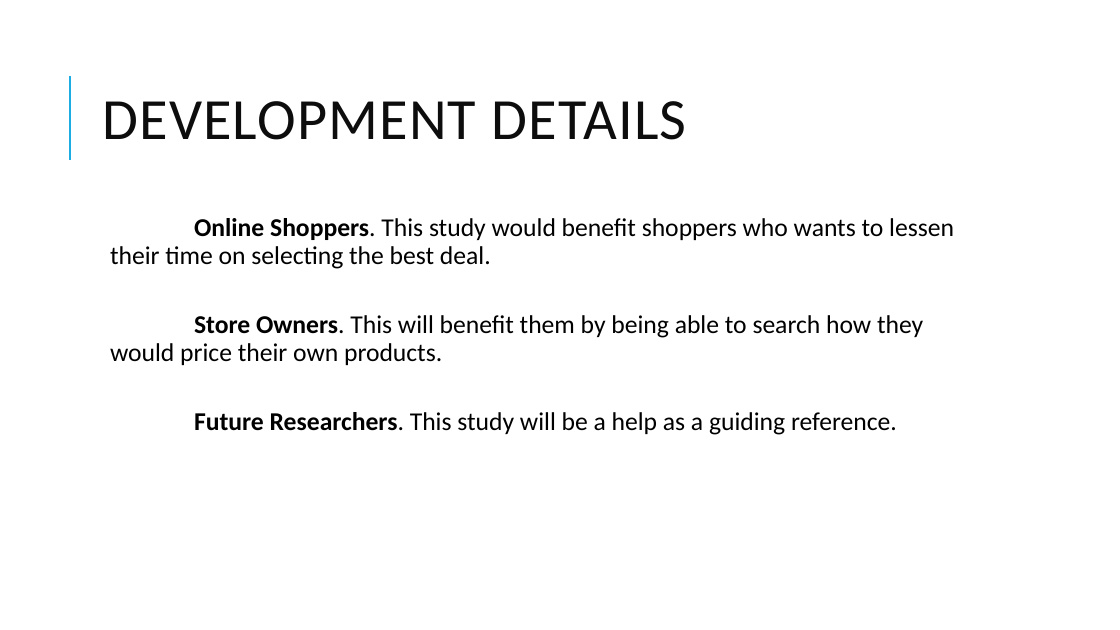
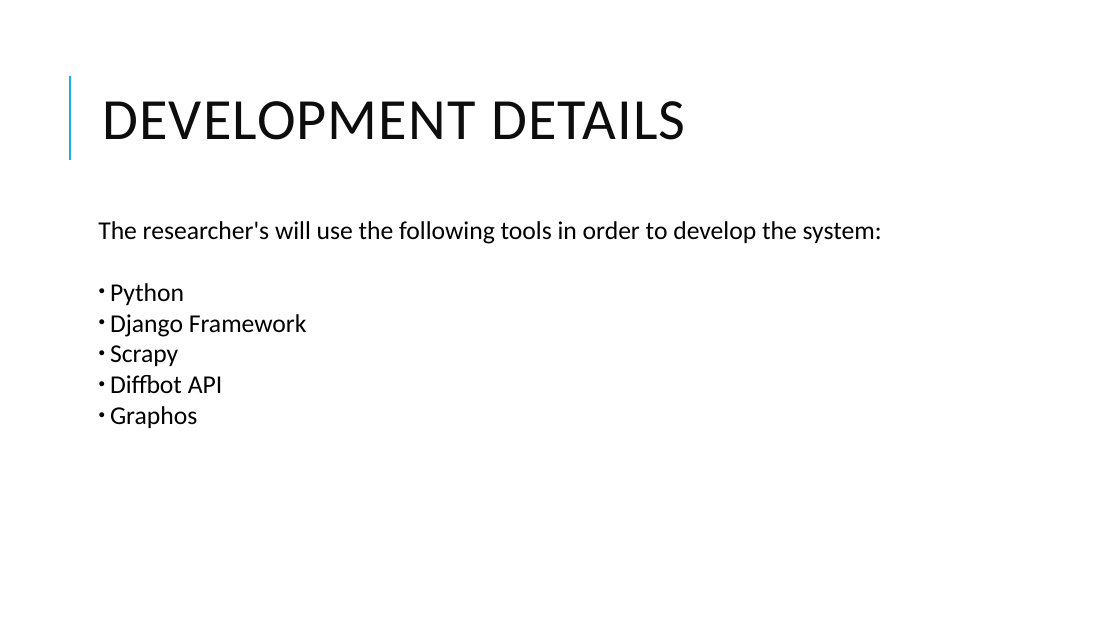
Before and after one commit to christianaveros/ThesisPaper-FOR, a slide deck: slide 12 of TIPid.pptx. Drawn at 1120x630 pixels with LibreOffice and Linux fonts; fonts in the diff are those of the drawing. Boxes give left, top, right and bottom in pixels: in the first picture for what was removed or moved away, otherwise in the second. Text is boxed around its words. In the diff, an @@ line names an element or a change of style, - is before the commit and + after.

```diff
--- a/TIPid.pptx
+++ b/TIPid.pptx
@@ text at (98, 221, 882, 428): text changed @@
-  Online Shoppers. This study would benefit shoppers who wants to lessen their time on selecting the best deal.
-  Store Owners. This will benefit them by being able to search how they would price their own products.
-  Future Researchers. This study will be a help as a guiding reference.
+The researcher's will use the following tools in order to develop the system:
+● Python
+● Django Framework
+● Scrapy
+● Diffbot API
+● Graphos
```
Also in this commit, not shown: 12 other slides changed, 4 slides added, 2 slides removed, 1 other file.
